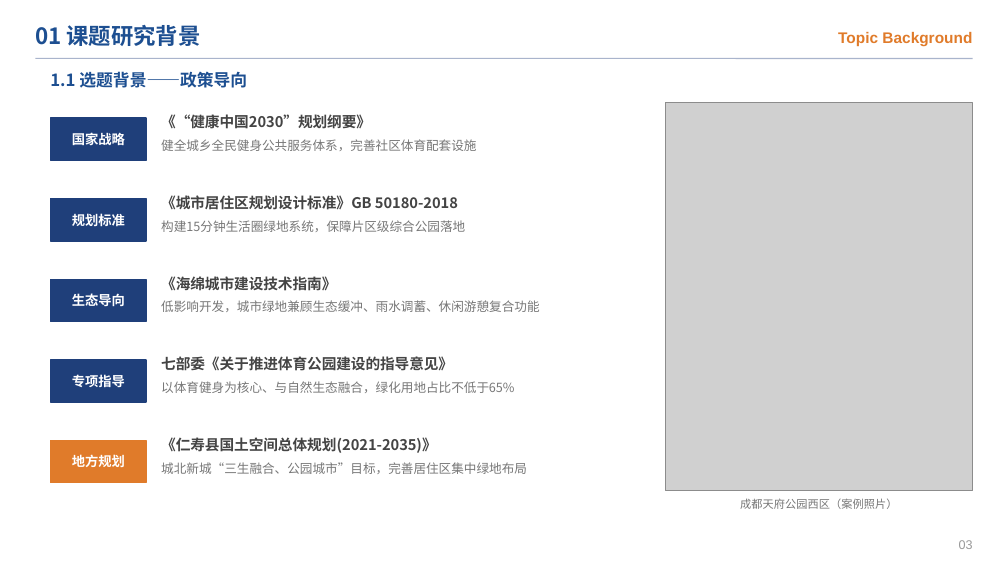
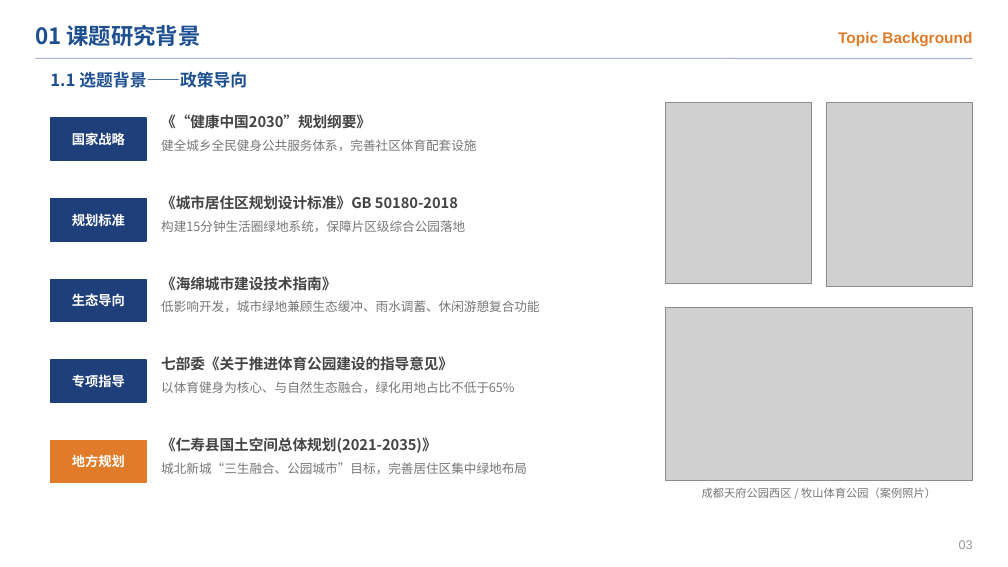
Before and after one commit to chun96309-cloud/lxfs, a slide deck: slide 5 of 跃动栖园_开题答辩PPT.pptx. Drawn at 1008x567 pixels with LibreOffice and Linux fonts; fonts in the diff are those of the drawing; grey boxes stand for pictures. Boxes give left, top, right and bottom in pixels: in the first picture for what was removed or moved away, otherwise in the second. Text is boxed around its words. In the diff, an @@ line names an element or a change of style, - is before the commit and + after.

```diff
--- a/跃动栖园_开题答辩PPT.pptx
+++ b/跃动栖园_开题答辩PPT.pptx
@@ picture: place and size @@
-picture at bbox=[665, 103, 973, 491]
+picture at bbox=[665, 103, 811, 284]
@@ picture added at bbox=[827, 103, 973, 287] @@
@@ picture added at bbox=[665, 307, 973, 480] @@
@@ text at bbox=[702, 487, 936, 498]: text changed @@
-成都天府公园西区（案例照片）
+成都天府公园西区 / 牧山体育公园（案例照片）
```
Also in this commit, not shown: 38 other slides changed, 1 slide added, 9 other files.
